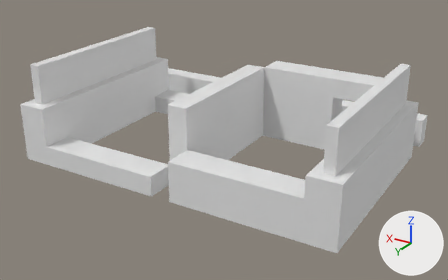
Before and after pictures for a commit that changed the Blender file Assets/Art/Models/ProvisionalModel/Blender~/Stage_Building_Apartment_Roof_01.blend.
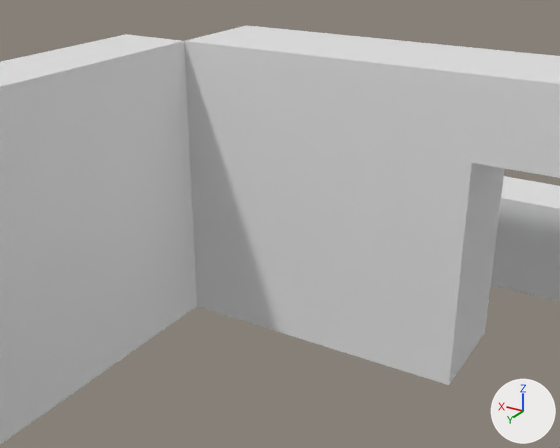
Each version is shown whole from a camera (50 mm lens) standing at (-13.43, 21.09, 10.89) and looking at (-0.91, 0.23, 0.45), then close up from a camera (50 mm lens) standing at (-6.75, 4.61, 4.66) and looking at (-2.81, -1.95, 1.38). Lighting does not change. The marker at lower right points along +X, +Y and +Z. The first two pictures are the older version.

In view in the first close-up: 'Stage_Building_Apartment_Roof_01_Concrete', 'Stage_Building_Apartment_Roof_01_Glass'.
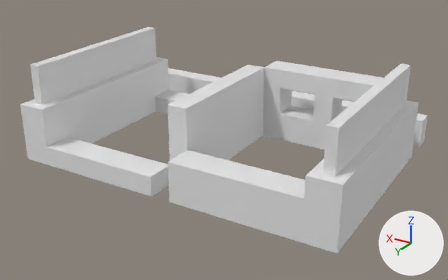
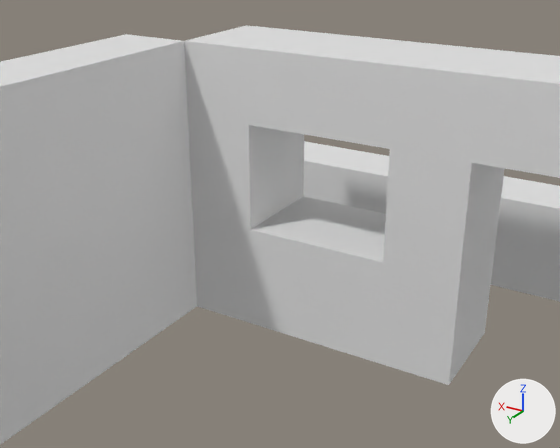
What changed in the scene script:
```text
Remove ob_stage_building_apartment_roof_01_glass:
    ob_stage_building_apartment_roof_01_glass = bpy.data.objects.new('Stage_Building_Apartment_Roof_01_Glass', me_stage_building_apartment_roof_01_glass)
    ob_stage_building_apartment_roof_01_glass.parent = ob_stage_building_apartment_roof_01
    ob_stage_building_apartment_roof_01_glass.location = (0.0, 0.0, 0.0)
```

Changed parts and their boxes (x1, y1, x2, y2) in the close-ups (560 x 448 px):
'Stage_Building_Apartment_Roof_01_Glass', deleted: before (249, 125, 390, 262)
